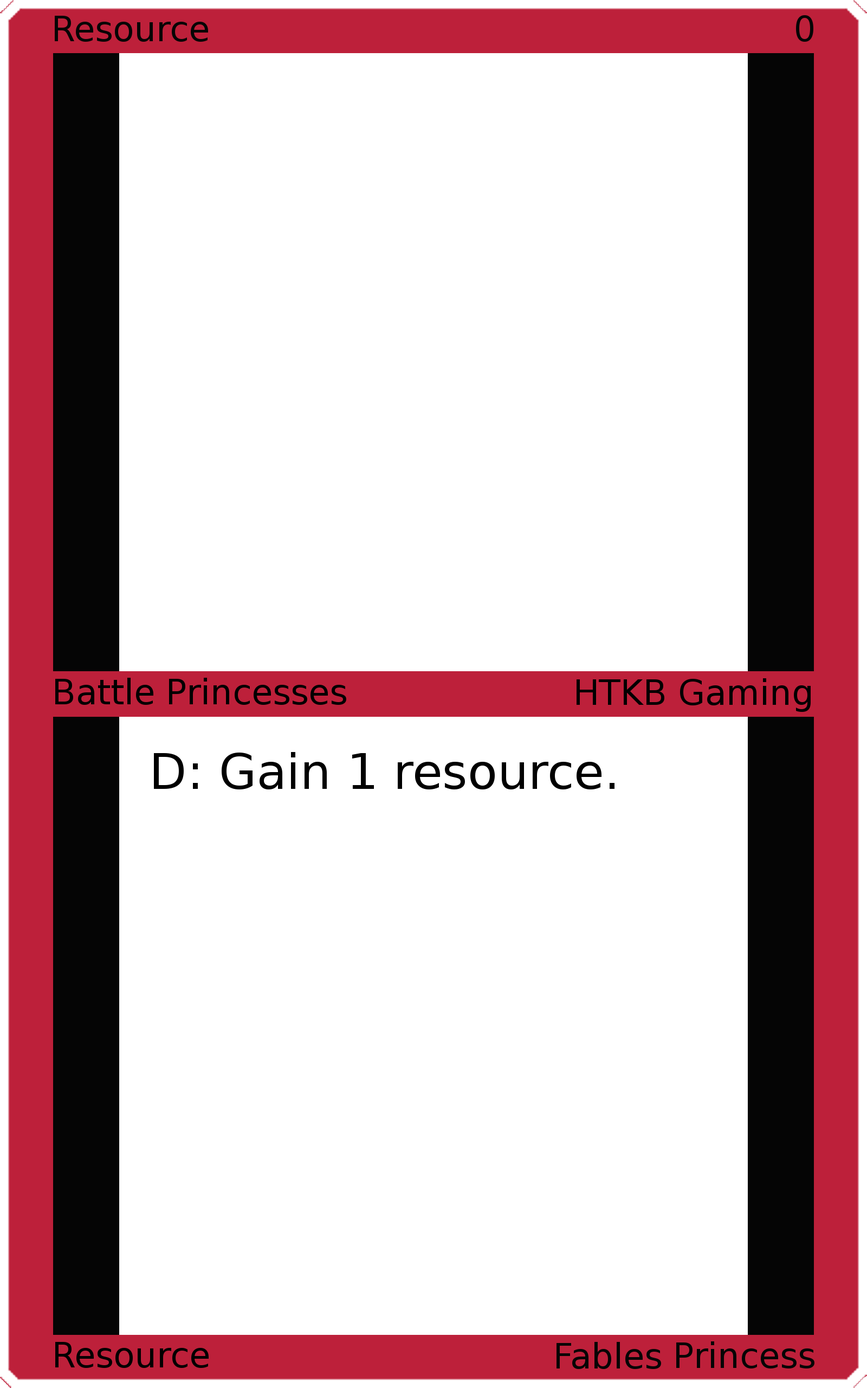
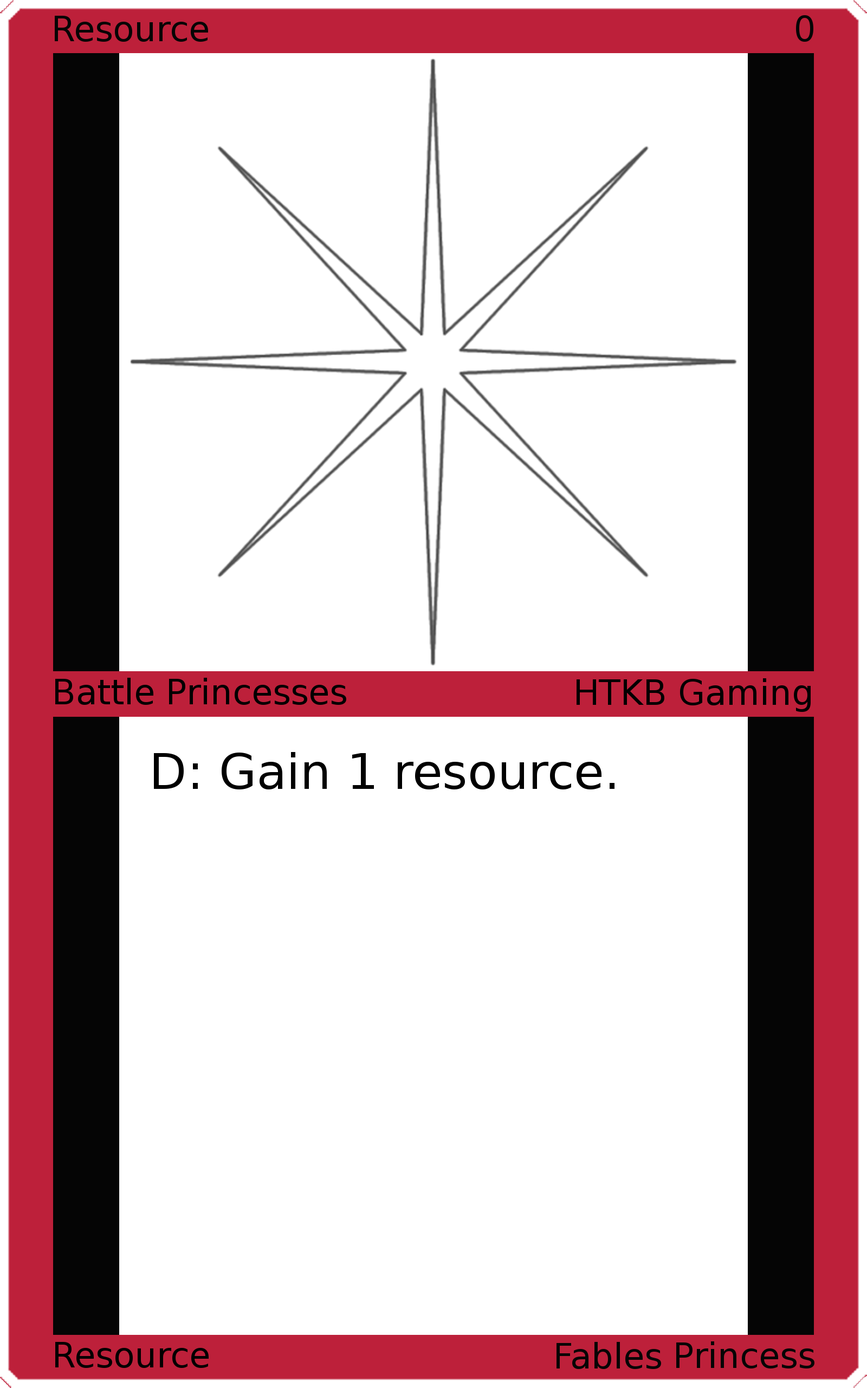
The second 867px x 1388px image is a revision of the first. Changes to its layers:
added layer "Art" above "Top Background" over bbox(129, 57, 738, 666)
